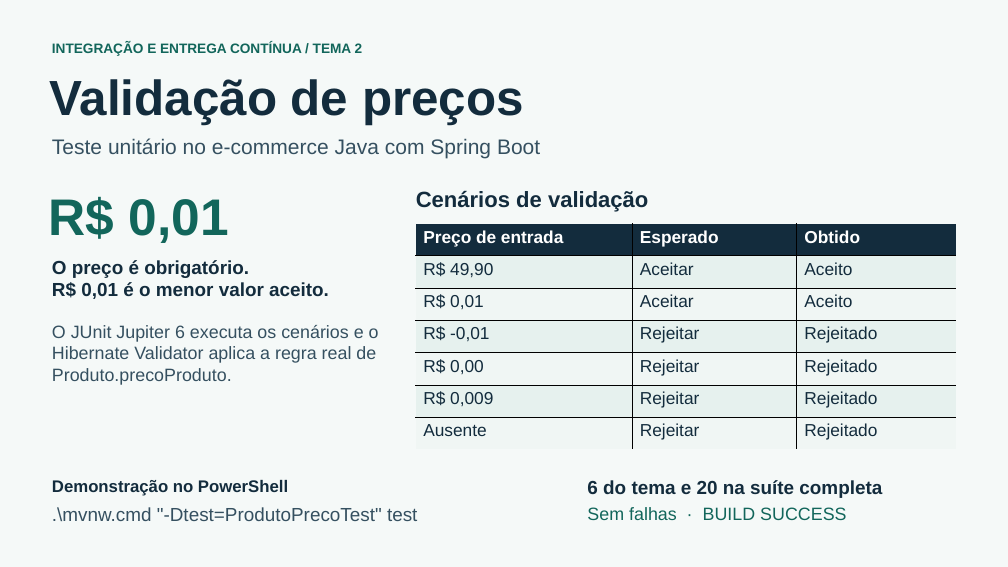
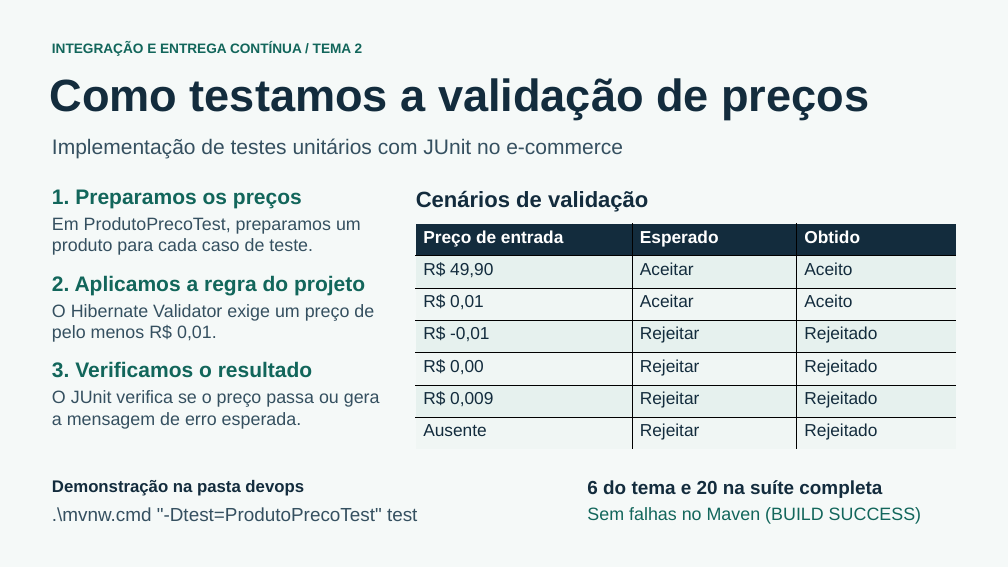
Before and after one commit to Adryan-Francisco/DevOps, a slide deck: slide 1 of output/slides/Tema-2-Validacao-de-Precos.pptx. Drawn at 1008x567 pixels with LibreOffice and Linux fonts; fonts in the diff are those of the drawing. Boxes give left, top, right and bottom in pixels: in the first picture for what was removed or moved away, otherwise in the second. Text is boxed around its words. In the diff, an @@ line names an element or a change of style, - is before the commit and + after.

Commit message:
docs: explica a implementacao dos testes no slide

```diff
--- a/output/slides/Tema-2-Validacao-de-Precos.pptx
+++ b/output/slides/Tema-2-Validacao-de-Precos.pptx
@@ text at bbox=[50, 78, 869, 119]: text changed; size 47 to 43 pt @@
-Validação de preços
+Como testamos a validação de preços
@@ text at bbox=[52, 138, 623, 158]: text changed @@
-Teste unitário no e-commerce Java com Spring Boot
+Implementação de testes unitários com JUnit no e-commerce
@@ text removed at bbox=[49, 196, 229, 243] @@
-R$ 0,01
@@ text added at bbox=[52, 189, 302, 208], 20 pt, text #12665B, bold @@
+1. Preparamos os preços
@@ text added at bbox=[52, 217, 361, 255], 17 pt, text #355060 @@
+Em ProdutoPrecoTest, preparamos um produto para cada caso de teste.
@@ text added at bbox=[52, 275, 365, 295], 20 pt, text #12665B, bold @@
+2. Aplicamos a regra do projeto
@@ text at bbox=[52, 304, 374, 342]: text changed; size 18 to 17 pt; text colour #132C3D to #355060; bold off @@
-O preço é obrigatório.
-R$ 0,01 é o menor valor aceito.
+O Hibernate Validator exige um preço de pelo menos R$ 0,01.
@@ text removed at bbox=[52, 325, 379, 385] @@
-O JUnit Jupiter 6 executa os cenários e o Hibernate Validator aplica a regra real de Produto.precoProduto.
@@ text added at bbox=[52, 361, 313, 378], 20 pt, text #12665B, bold @@
+3. Verificamos o resultado
@@ text added at bbox=[52, 390, 380, 429], 17 pt, text #355060 @@
+O JUnit verifica se o preço passa ou gera a mensagem de erro esperada.
@@ text at bbox=[52, 480, 304, 496]: text changed @@
-Demonstração no PowerShell
+Demonstração na pasta devops
@@ text at bbox=[587, 507, 921, 524]: text changed @@
-Sem falhas · BUILD SUCCESS
+Sem falhas no Maven (BUILD SUCCESS)
```
